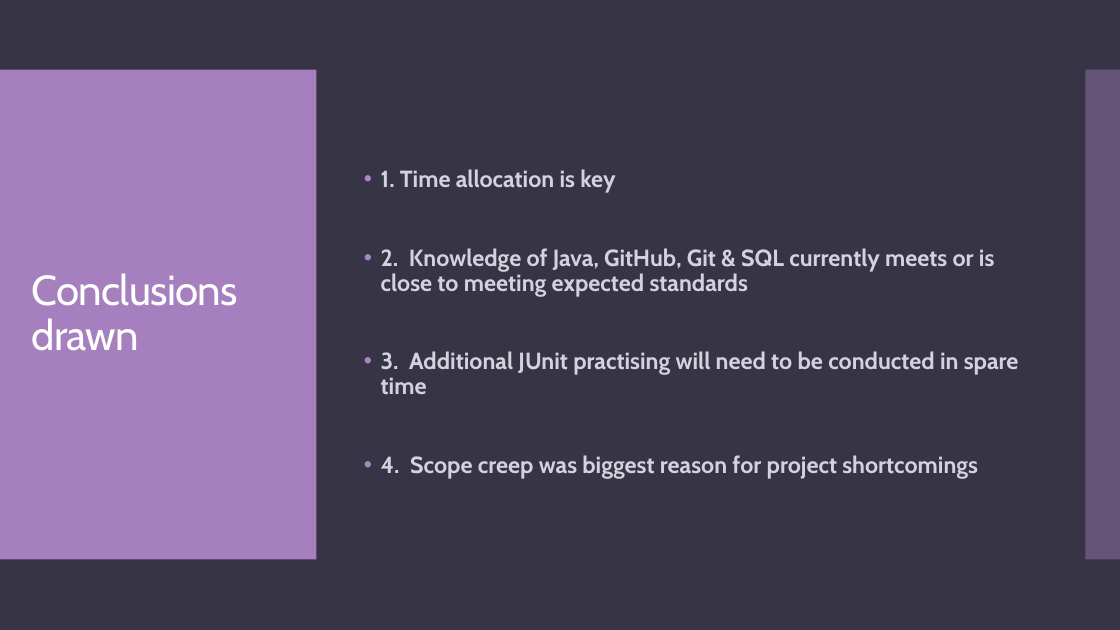
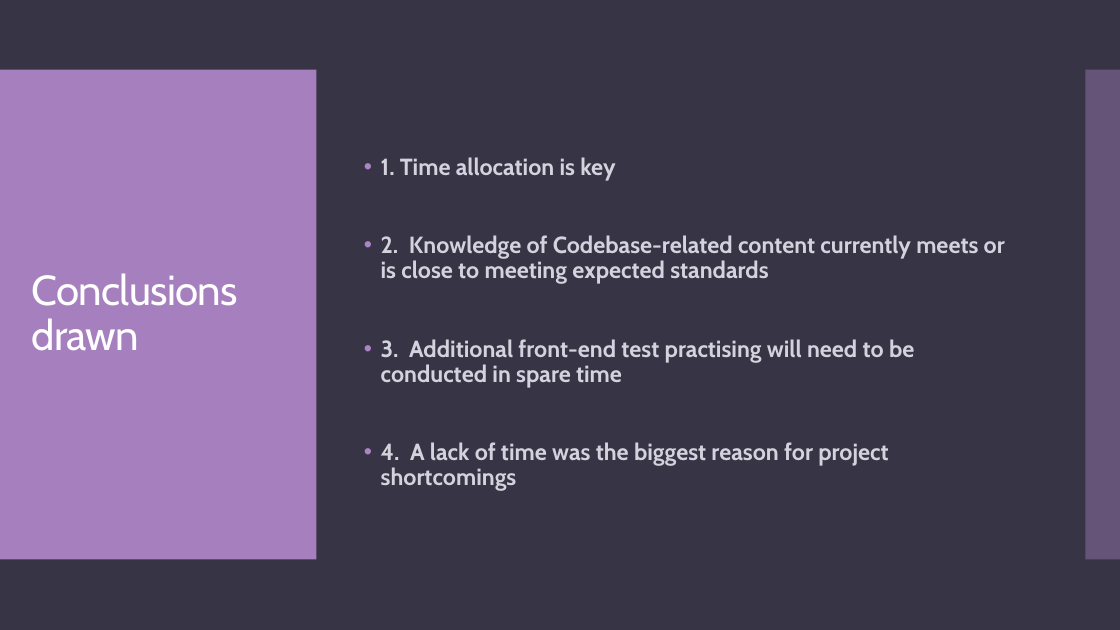
Before and after one commit to STGoodlandWork/QA-TDL-SG, a slide deck: slide 16 of Documentation/qa-tdl-presentation.pptx. Drawn at 1120x630 pixels with LibreOffice and Linux fonts; fonts in the diff are those of the drawing. Boxes give left, top, right and bottom in pixels: in the first picture for what was removed or moved away, otherwise in the second. Text is boxed around its words. In the diff, an @@ line names an element or a change of style, - is before the commit and + after.

```diff
--- a/Documentation/qa-tdl-presentation.pptx
+++ b/Documentation/qa-tdl-presentation.pptx
@@ text at (x1=381, y1=235, x2=1005, y2=491): text changed @@
-• 2. Knowledge of Java, GitHub, Git & SQL currently meets or is close to meeting expected standards
-• 3. Additional JUnit practising will need to be conducted in spare time
-• 4. Scope creep was biggest reason for project shortcomings
+• 2. Knowledge of Codebase-related content currently meets or is close to meeting expected standards
+• 3. Additional front-end test practising will need to be conducted in spare time
+• 4. A lack of time was the biggest reason for project shortcomings
```
Also in this commit, not shown: 12 other slides changed, 1 slide added, 1 slide removed.
